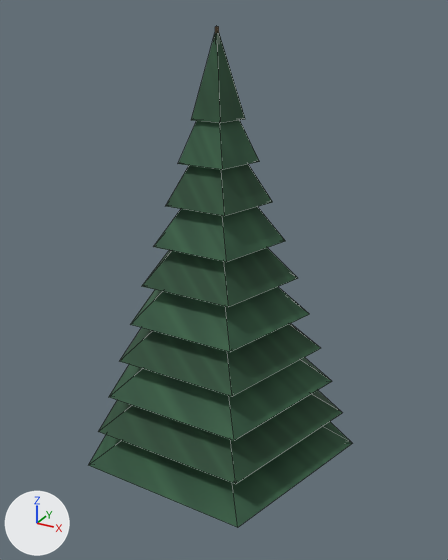
Before and after pictures for a commit that changed the FBX model Export/LOD/SW_Landscape/SM_Tree_Spruce02_LOD1.fbx.
Both versions are drawn from a 50 mm lens placed at (13.9, -24.7, 24.7), pointed at (0.1, 0.4, 12.2). Arrows for +X, +Y and +Z are at lower left; the lights stay in place. The older version comes first. Mesh edges are drawn as thin lines.

Before the edit, the objects in view are built like this:
```python
me_sm_tree_spruce02_lod1 = bpy.data.meshes.new('SM_Tree_Spruce02_LOD1')
me_sm_tree_spruce02_lod1.from_pydata(...)  # 72 vertices, 90 faces; spans x -7.0..7.0, y -5.9..7.3, z -0.4..24.0
me_sm_tree_spruce02_lod1.materials.append(mat_m_survivalatlas_embed)  # picture img_t_survivalatlas_color_embed256_png
ob_sm_tree_spruce02_lod1 = bpy.data.objects.new('SM_Tree_Spruce02_LOD1', me_sm_tree_spruce02_lod1)
ob_sm_tree_spruce02_lod1.location = (0.0, 0.0, 0.0)
```
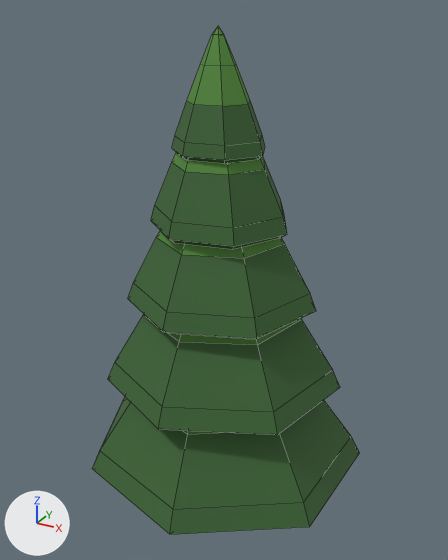
Where the change shows, as pixel boxes (x1, y1, x2, y2) in the pictures (448 x 560 px; the box of a moved part takes in the faces that stretch with it):
'SM_Tree_Spruce02_LOD1', reshaped: before (89, 27, 352, 527); after (92, 26, 360, 534)
part 1 of me_sm_tree_spruce02_lod1, rebuilt (75% taller): before (154, 207, 285, 262); after (151, 152, 287, 249)
part 2 of me_sm_tree_spruce02_lod1, rebuilt: before (120, 323, 321, 397); after (108, 314, 340, 435)
part 3 of me_sm_tree_spruce02_lod1, rebuilt: before (89, 422, 352, 527); after (92, 397, 360, 534)
part 4 of me_sm_tree_spruce02_lod1, rebuilt (65% taller): before (130, 287, 309, 352); after (128, 231, 316, 339)
part 5 of me_sm_tree_spruce02_lod1, deleted (green): before (98, 390, 342, 484)
part 6 of me_sm_tree_spruce02_lod1, deleted (green): before (142, 248, 298, 307)
part 7 of me_sm_tree_spruce02_lod1, moved or reshaped: before (109, 27, 332, 441); after (172, 26, 265, 164)

The change, as a diff of the scene's bpy script:
```diff
--- a/Export/LOD/SW_Landscape/SM_Tree_Spruce02_LOD1.fbx.py
+++ b/Export/LOD/SW_Landscape/SM_Tree_Spruce02_LOD1.fbx.py
@@ me_sm_tree_spruce02_lod1 @@
 # used by ob_sm_tree_spruce02_lod1; location = (0.0, 0.0, 0.0)
-me_sm_tree_spruce02_lod1.from_pydata(...)  # 72 vertices, 90 faces; spans x -7.0..7.0, y -5.9..7.3, z -0.4..24.0
+me_sm_tree_spruce02_lod1.from_pydata(...)  # 208 vertices, 231 faces; spans x -7.2..7.2, y -6.9..7.3, z -0.4..24.0
+# me_sm_tree_spruce02_lod1 part 1: the loose piece of 6 vertices spanning x -3.1..3.1, y -2.7..3.3, z 14.6..18.4 is rebuilt with 37 vertices and now spans x -3.0..3.6, y -3.1..3.4, z 15.1..22.3
+# me_sm_tree_spruce02_lod1 part 2: the loose piece of 6 vertices spanning x -5.0..5.0, y -4.3..5.3, z 9.0..12.8 is rebuilt with 37 vertices and now spans x -5.8..6.2, y -5.7..5.7, z 6.7..15.8
+# me_sm_tree_spruce02_lod1 part 3: the loose piece of 6 vertices spanning x -7.0..7.0, y -5.9..7.3, z 3.4..7.2 is rebuilt with 37 vertices and now spans x -7.2..7.2, y -6.9..7.3, z 1.9..11.9
+# me_sm_tree_spruce02_lod1 part 4: the loose piece of 6 vertices spanning x -4.4..4.4, y -3.7..4.6, z 10.8..14.7 is rebuilt with 37 vertices and now spans x -4.4..4.9, y -4.4..4.6, z 11.1..19.3
+# me_sm_tree_spruce02_lod1 part 5: the loose piece of 6 vertices spanning x -6.3..6.3, y -5.4..6.6, z 5.2..9.1 is deleted
+# me_sm_tree_spruce02_lod1 part 6: the loose piece of 6 vertices spanning x -3.8..3.8, y -3.2..4.0, z 12.7..16.6 is deleted
+# me_sm_tree_spruce02_lod1 part 7
+# 35 vertices are removed from x -5.7..5.7, y -4.8..6.0, z -0.4..24.0
+# 42 faces are deleted
+# 43 vertices are added at x -2.0..2.3, y -2.0..2.3, z 18.6..23.7
+# 49 new faces join them
+# other edits to the shape of me_sm_tree_spruce02_lod1 do not show in these pictures
 me_sm_tree_spruce02_lod1.materials.append(mat_m_survivalatlas_embed)
```
